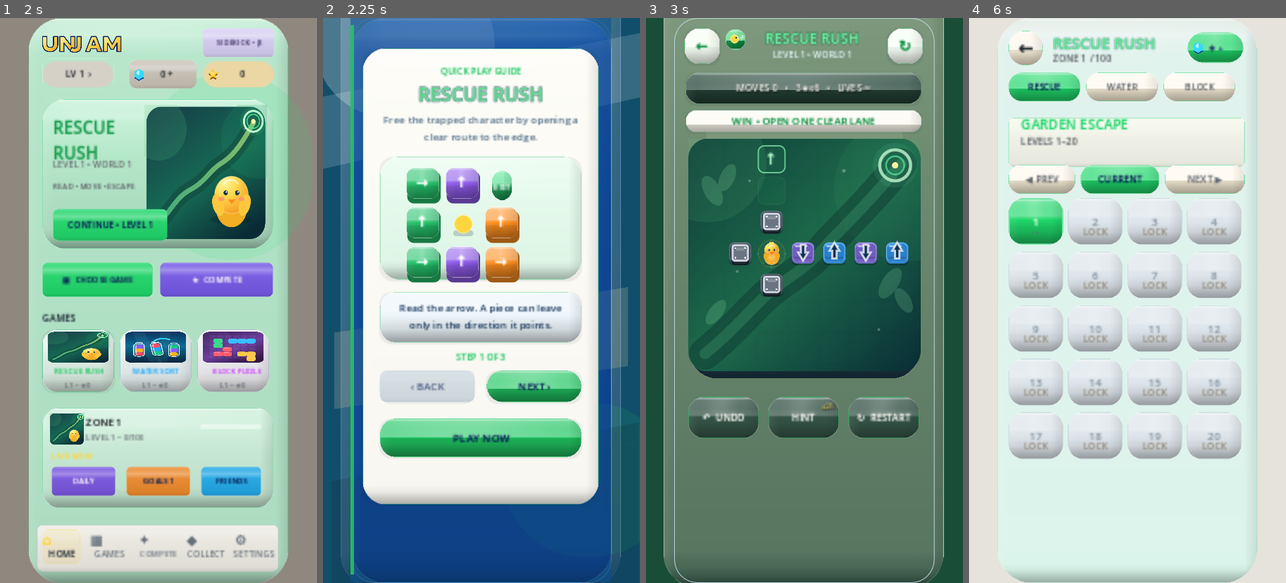
Above: before the commit, frames 1-4 (left to right).
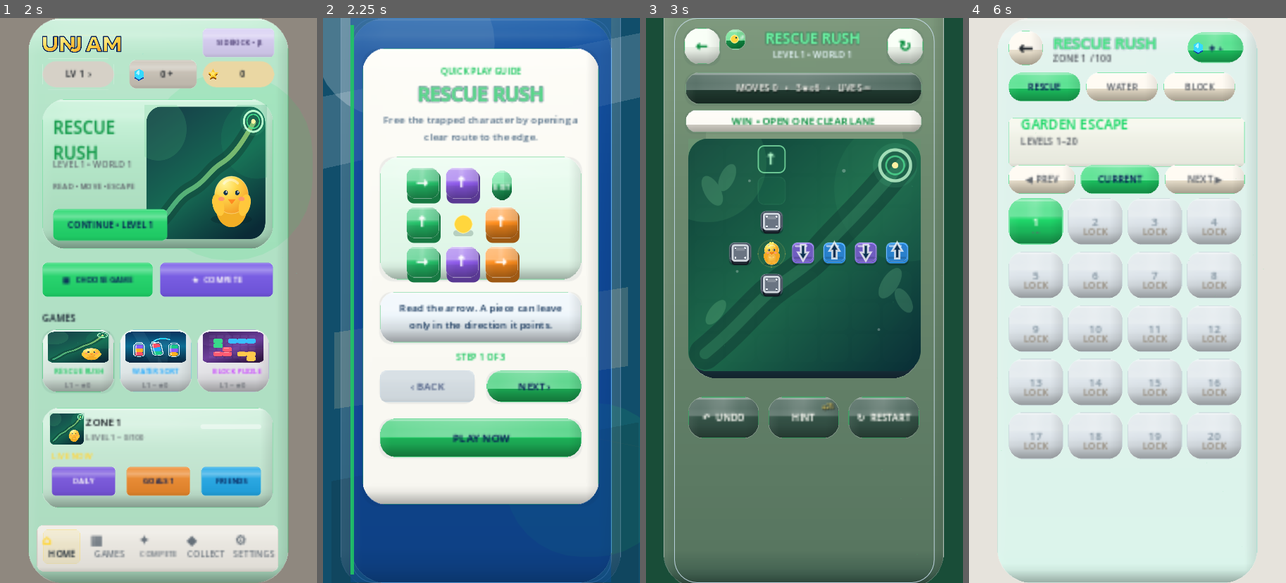
Above: after the commit, the same moments.

Repository: eghosa001/unjam
Game: Godot game, scene res://scenes/Boot.tscn
Two runs of this game, one before a commit and one after it. Both use one fixed random seed, a clock stepped at 60 frames per second and the inputs below.
Inputs (mouse positions are in pixels of both pictures, inside the frame that each line leads up to):
- Up to frame 1 (2 s): tap Enter at 0.5 s; move the mouse to (228, 272) at 0.52 s; click (228, 272) at 0.67 s; tap Space at 1.25 s; drag from (95, 328) to (142, 413) at 1.27 s
- Up to frame 2 (2.25 s): click "CONTINUE • LEVEL 1" at 2 s
- Up to frame 3 (3 s): click "PLAY NOW" at 2.75 s
- Up to frame 4 (6 s): click "↻ RESTART" at 3.5 s; click "↻ RESTART" at 4.25 s; click "↻ RESTART" at 5 s; click "←" at 5.75 s

Frame 1 is identical in both runs. In frame 2, 0.2% of the frame differs, in the area x 30-70%, y 12-15%; in frame 3, 0.1%; in frame 4, 0.3%, in the area x 27-60%, y 3-6%.

Commit message:
Use display font for premium titles

Diff:
--- a/scripts/ui/figma_reference_canvas.gd
+++ b/scripts/ui/figma_reference_canvas.gd
@@ -381,6 +381,7 @@
 		parent.add_child(vein)
 
 static func style_display_title(label_node: Label, fill: Color, outline_color: Color = Color("#071d55"), outline_size: int = 2) -> void:
+	label_node.add_theme_font_override("font", Unjam3DTheme.display_font())
 	label_node.add_theme_color_override("font_color", fill)
 	label_node.add_theme_color_override("font_outline_color", outline_color)
 	label_node.add_theme_constant_override("outline_size", outline_size)
